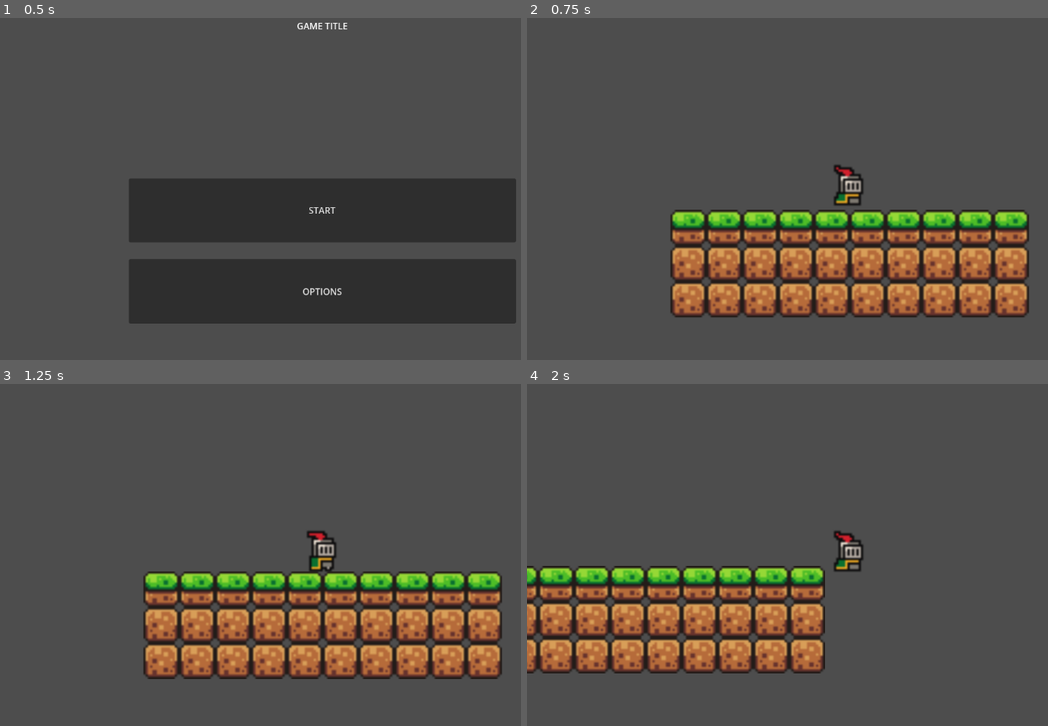
Above: before the commit, frames 1-4 (two rows, left to right).
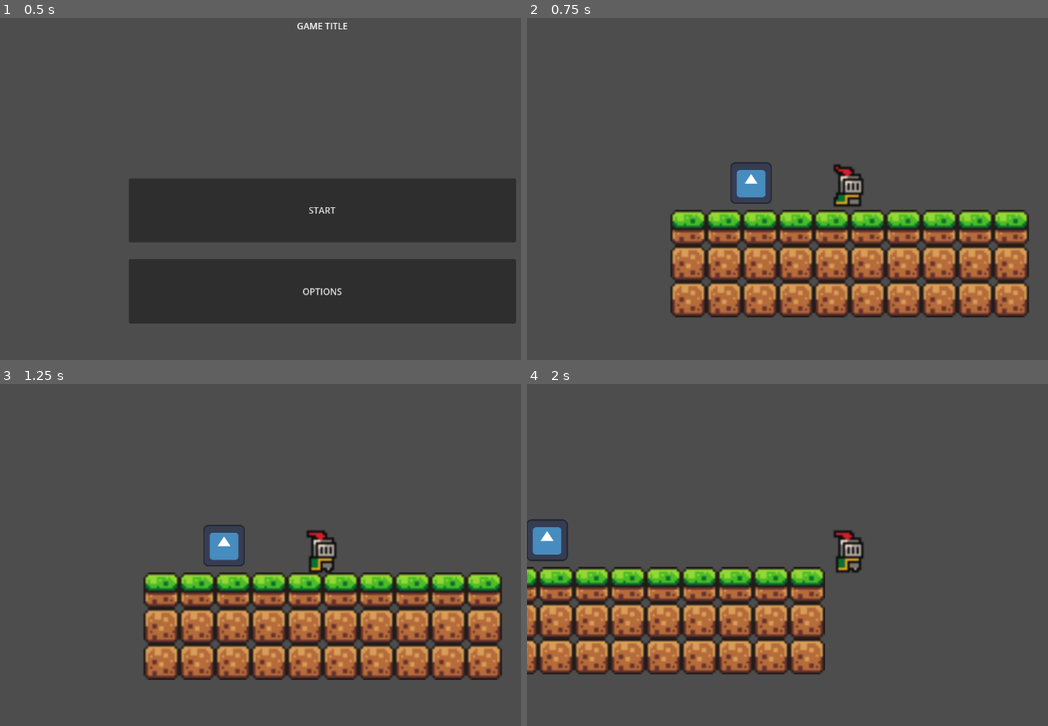
Above: after the commit, the same moments.

Repository: 0Strategist0/GodotWildJam
Game: Godot game, scene res://Main/main.tscn
The game is run twice, just before and just after one commit, with the same random seed, the same clock (stepped at 60 frames per second) and the same inputs. The engine's default icon, where the game draws it, is replaced by a stand-in: a white triangle on a blue panel in a dark square.
Inputs:
- Up to frame 1 (0.5 s): no input
- Up to frame 2 (0.75 s): click "START" at 0.5 s
- Up to frame 3 (1.25 s): no input
- Up to frame 4 (2 s): tap Enter (ui_accept) at 1.25, 1.52 s; hold Right (ui_right) from 1.28 s (still down); hold E (advance_dialog, bound only after the commit) from 1.28 s (still down)

Frame 1 is identical in both runs. In frame 2, 0.7% of the frame differs, in the area x 39-65%, y 42-56%; in frame 3, 6.6%, in the area x 27-97%, y 41-87%; in frame 4, 6.1%.
Error after the commit: Parse Error: Identifier "interaction_area" not declared in the current scope. (res://GameScenes/TestObjects/testNpc.gd:11)

Commit message:
Add broken dialog system

Diff:
--- /dev/null
+++ b/GameScenes/TestObjects/testNpc.gd
@@ -0,0 +1,12 @@
+const lines: Array[String] = [
+	"Hello, this is a test.",
+	"Can you hear me...?",
+	"LA LA LA LA LA LA!!!",
+	"Ok, it was nice to meet you."
+]
+
+
+func _unhandled_input(event):
+	if event.is_action_pressed("interact"):
+		if interaction_area.get_overlapping_bodies().size() > 0:
+			DialogManager.start_dialog(global_position, lines)
--- /dev/null
+++ b/GameScenes/TestObjects/testNpc.tscn
@@ -0,0 +1,20 @@
+[gd_scene load_steps=4 format=3 uid="uid://cbvluptdpl86h"]
+
+[ext_resource type="Script" path="res://GameScenes/TestObjects/testNpc.gd" id="1_3gd87"]
+[ext_resource type="Texture2D" uid="uid://cxqhqltntwaq8" path="res://icon.svg" id="2_v5oq2"]
+
+[sub_resource type="RectangleShape2D" id="RectangleShape2D_4py1a"]
+size = Vector2(119, 124)
+
+[node name="TestNPC" type="CharacterBody2D"]
+scale = Vector2(1, 1.01991)
+collision_layer = 2
+collision_mask = 2
+script = ExtResource("1_3gd87")
+
+[node name="Sprite2D" type="Sprite2D" parent="."]
+texture = ExtResource("2_v5oq2")
+
+[node name="CollisionShape2D" type="CollisionShape2D" parent="."]
+position = Vector2(-0.5, 0)
+shape = SubResource("RectangleShape2D_4py1a")
--- a/GameScenes/character.tscn
+++ b/GameScenes/character.tscn
@@ -49,7 +49,7 @@
 [node name="AnimatedSprite2D" type="AnimatedSprite2D" parent="."]
 sprite_frames = SubResource("SpriteFrames_1yq8t")
 autoplay = "default"
-frame_progress = 0.28623
+frame_progress = 0.847481
 
 [node name="CollisionShape2D" type="CollisionShape2D" parent="."]
 position = Vector2(0, 5)
--- a/GameScenes/world.tscn
+++ b/GameScenes/world.tscn
@@ -1,7 +1,8 @@
-[gd_scene load_steps=5 format=3 uid="uid://cp08dx7in60dn"]
+[gd_scene load_steps=6 format=3 uid="uid://cp08dx7in60dn"]
 
 [ext_resource type="PackedScene" uid="uid://fj66b0r304fq" path="res://GameScenes/character.tscn" id="1_oc1wt"]
 [ext_resource type="Texture2D" uid="uid://ce20bx8qiacem" path="res://assets/world_tileset.png" id="1_u0415"]
+[ext_resource type="PackedScene" uid="uid://cbvluptdpl86h" path="res://GameScenes/TestObjects/testNpc.tscn" id="3_d2uis"]
 
 [sub_resource type="TileSetAtlasSource" id="TileSetAtlasSource_cluau"]
 texture = ExtResource("1_u0415")
@@ -413,6 +414,11 @@
 layer_0/tile_data = PackedInt32Array(196604, 0, 0, 196605, 0, 0, 196606, 0, 0, 196607, 0, 0, 131072, 0, 0, 131073, 0, 0 …(337 unchanged characters)…
 
 [node name="Character" parent="." instance=ExtResource("1_oc1wt")]
+scale = Vector2(1.0185, 1.04095)
 
 [node name="Camera2D" type="Camera2D" parent="Character"]
 zoom = Vector2(4, 4)
+
+[node name="TestNPC" parent="." instance=ExtResource("3_d2uis")]
+position = Vector2(-44, 20)
+scale = Vector2(0.145, 0.145)
--- /dev/null
+++ b/Singletons/DialogueManager.gd
@@ -0,0 +1,59 @@
+extends Node
+
+
+@onready var text_box_scene = preload("res://UserInterface/TextBox/text_box.tscn")
+
+
+var dialog_lines: Array[String] = []
+var current_line_index = 0
+
+var text_box
+var text_box_position: Vector2
+
+var is_dialog_active = false
+var can_advance_line = false
+
+
+func start_dialog(position: Vector2, lines: Array[String]):
+	if is_dialog_active:
+		return
+
+	dialog_lines = lines
+	text_box_position = position
+	_show_text_box()
+
+	is_dialog_active = true
+
+
+func _show_text_box():
+	text_box = text_box_scene.instantiate()
+	text_box.finished_displaying.connect(_on_text_box_finished_displaying)
+	get_tree().root.add_child(text_box)
+	text_box.global_position = text_box_position
+	text_box.display_text(dialog_lines[current_line_index])
+	can_advance_line = false
+
+
+func _on_text_box_finished_displaying():
+	can_advance_line = true
+
+
+func _unhandled_input(event):
+	if (event.is_action_pressed("advance_dialog")):
+		print("pressed E")
+
+	if (
+		event.is_action_pressed("advance_dialog") &&
+		is_dialog_active &&
+		can_advance_line
+	):
+		print("string here")
+		text_box.queue_free()
+
+		current_line_index += 1
+		if current_line_index >= dialog_lines.size():
+			is_dialog_active = false
+			current_line_index = 0
+			return
+
+		_show_text_box()
--- /dev/null
+++ b/UserInterface/TextBox/text_box.gd
@@ -0,0 +1,59 @@
+extends MarginContainer
+
+
+@onready var label = $MarginContainer/Label
+@onready var timer = $LetterDisplayTimer
+
+
+const MAX_WIDTH = 256
+
+var text = ""
+var letter_index = 0
+
+var letter_time = 0.03
+var space_time = 0.06
+var punctuation_time = 0.2
+
+
+signal finished_displaying()
+
+
+func display_text(text_to_display: String):
+	text = text_to_display
+	label.text = text_to_display
+
+	await resized
+	custom_minimum_size.x = min(size.x, MAX_WIDTH)
+
+	if size.x > MAX_WIDTH:
+		label.autowrap_mode = TextServer.AUTOWRAP_WORD
+		await resized # await for x resize
+		await resized # await for y resize
+		custom_minimum_size.y = size.y
+
+	global_position.x -= size.x / 2
+	global_position.y -= size.y + 24
+
+	label.text = ""
+	_display_letter()
+
+
+func _display_letter():
+	label.text += text[letter_index]
+
+	letter_index += 1
+	if letter_index >= text.length():
+		finished_displaying.emit()
+		return
+
+	match text[letter_index]:
+		"!", ".", ",", "?":
+			timer.start(punctuation_time)
+		" ":
+			timer.start(space_time)
+		_:
+			timer.start(letter_time)
+
+
+func _on_letter_display_timer_timeout():
+	_display_letter()
--- /dev/null
+++ b/UserInterface/TextBox/text_box.tscn
@@ -0,0 +1,35 @@
+[gd_scene load_steps=3 format=3 uid="uid://egifm4edyjqs"]
+
+[ext_resource type="Script" path="res://UserInterface/TextBox/text_box.gd" id="1_qv03t"]
+[ext_resource type="Texture2D" uid="uid://cxqhqltntwaq8" path="res://icon.svg" id="2_ht8wa"]
+
+[node name="TextBox" type="MarginContainer"]
+offset_right = 84.0
+offset_bottom = 88.0
+script = ExtResource("1_qv03t")
+
+[node name="NinePatchRect" type="NinePatchRect" parent="."]
+layout_mode = 2
+texture = ExtResource("2_ht8wa")
+region_rect = Rect2(0, 0, 132, 132)
+patch_margin_left = 44
+patch_margin_top = 44
+patch_margin_right = 40
+patch_margin_bottom = 44
+
+[node name="MarginContainer" type="MarginContainer" parent="."]
+layout_mode = 2
+theme_override_constants/margin_left = 8
+theme_override_constants/margin_top = 8
+theme_override_constants/margin_right = 8
+theme_override_constants/margin_bottom = 8
+
+[node name="Label" type="Label" parent="MarginContainer"]
+layout_mode = 2
+theme_override_colors/font_color = Color(0, 0, 0, 1)
+vertical_alignment = 1
+
+[node name="LetterDisplayTimer" type="Timer" parent="."]
+one_shot = true
+
+[connection signal="timeout" from="LetterDisplayTimer" to="." method="_on_letter_display_timer_timeout"]
--- a/project.godot
+++ b/project.godot
@@ -18,6 +18,19 @@
 [autoload]
 
 GlobalNodeReferences="*res://Globals/GlobalNodeReferences.gd"
+DialogueManager="*res://Singletons/DialogueManager.gd"
+
+[dotnet]
+
+project/assembly_name="GodotWildJam"
+
+[input]
+
+advance_dialog={
+"deadzone": 0.5,
+"events": [Object(InputEventKey,"resource_local_to_scene":false,"resource_name":"","device":-1,"window_id":0,"alt_pressed":false,"shift_pressed":false,"ctrl_pressed":false,"meta_pressed":false,"pressed":false,"keycode":0,"physical_keycode":69,"key_label":0,"unicode":101,"echo":false,"script":null)
+]
+}
 
 [rendering]
 
